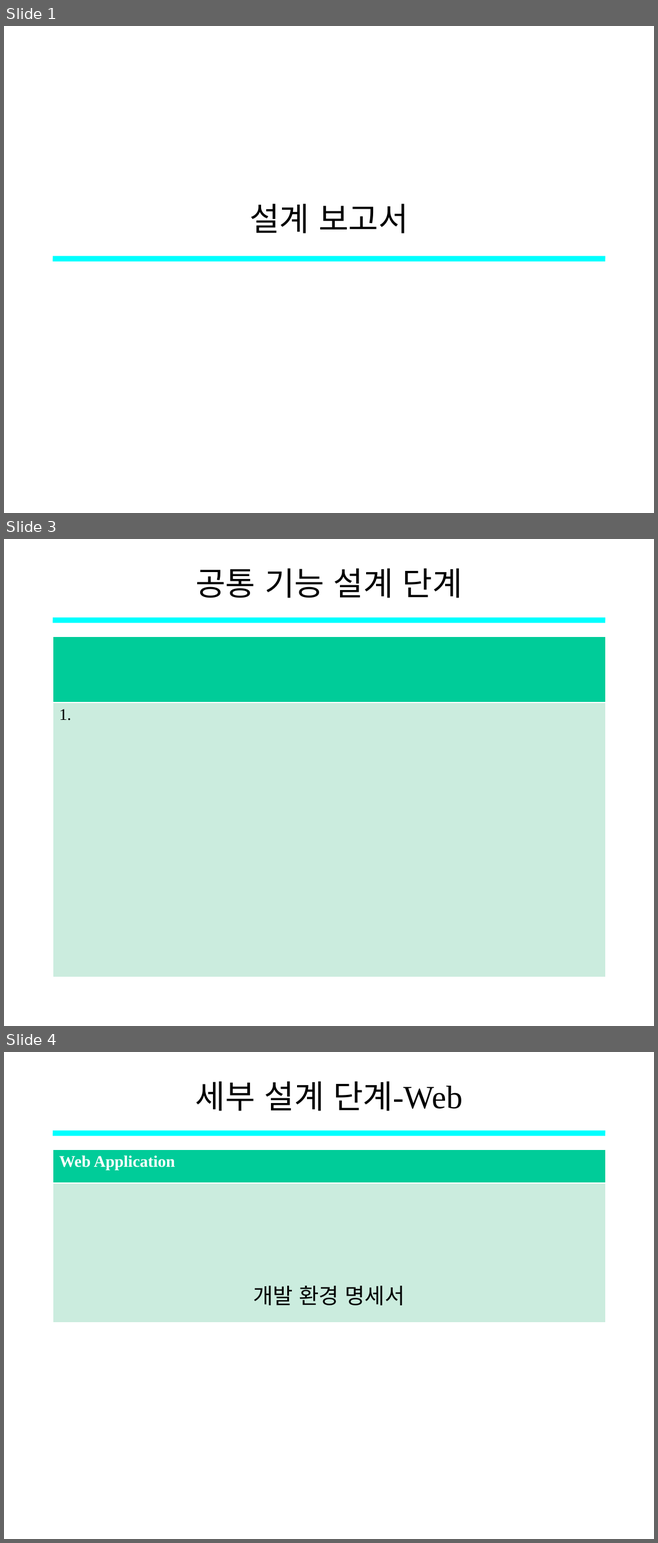
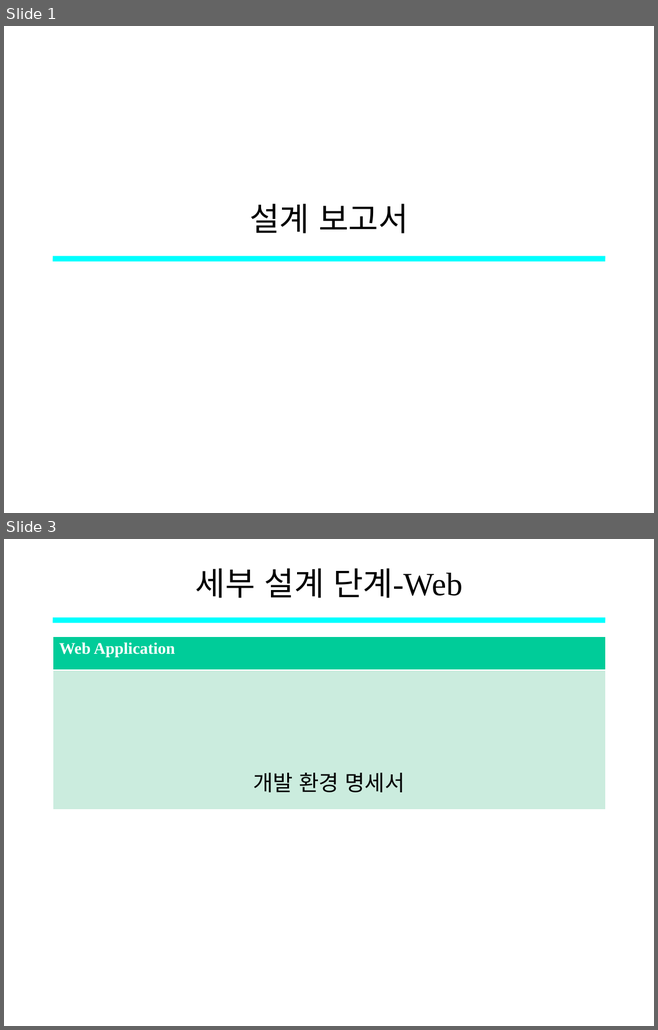
Before and after one commit to easy-day/Team_EU_PTP, a slide deck: 운동하실 프로그램 설계 보고서.ppt. Shown one above the other, each under a label of ours: slides 1, 3 and 4 before the commit, slides 1 and 3 after it; the slides between them are not shown. The pictures are 658x1543 and 658x1030 pixels, drawn with LibreOffice and Linux fonts; fonts in the diff are those of the drawing. Boxes give left, top, right and bottom in pixels: in the first picture for what was removed or moved away, otherwise in the second. Text is boxed around its words. In the diff, an @@ line names an element or a change of style, - is before the commit and + after.

```diff
--- a/운동하실 프로그램 설계 보고서.ppt
+++ b/운동하실 프로그램 설계 보고서.ppt
@@ slide 3 removed at (4,539,654,1026), background #FFFFFF; not listed: 1 template element that a slide beside it also shows @@
@@ title removed at (195,568,462,598) @@
-공통 기능 설계 단계
@@ table removed at (53,636,605,977), 2 rows, 1 columns @@
-
-1.
@@ what was slide 4 is now slide 3 @@
```
Also in this commit, not shown: 1 slide changed, 14 other files.
